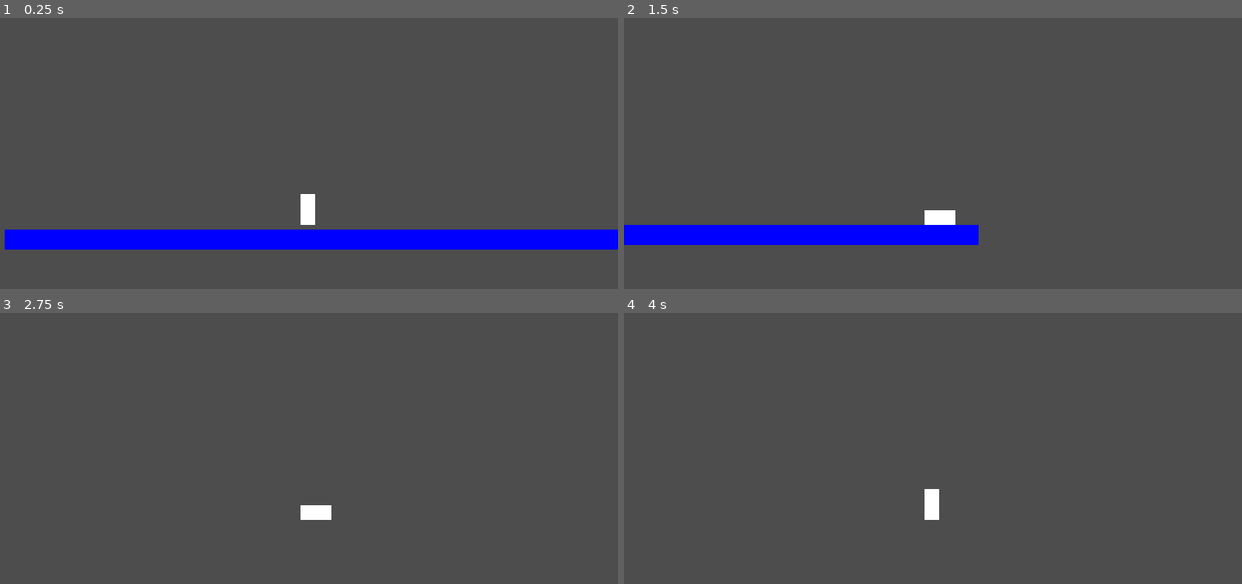
Above: before the commit, frames 1-4 (two rows, left to right).
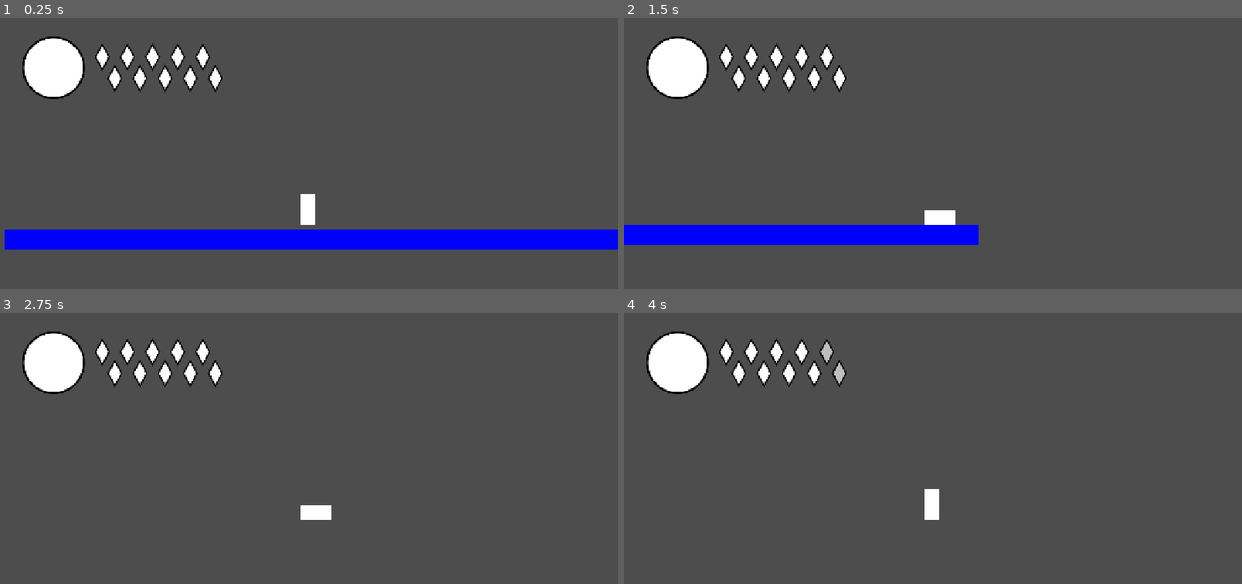
Above: after the commit, the same moments.

Repository: autonomouscrow/color-game
Game: Godot game, scene res://Scenes/Main.tscn
The game is run twice, just before and just after one commit, with the same random seed, the same clock (stepped at 60 frames per second) and the same inputs.
Inputs:
- Up to frame 1 (0.25 s): no input
- Up to frame 2 (1.5 s): tap Enter at 0.5 s; hold C (dash) 0.53-1.28 s; hold Right (move_right) from 0.53 s (still down); tap Z (jump) at 0.77 s; tap D (slide) at 1.35 s
- Up to frame 3 (2.75 s): tap Z (jump) at 1.52 s; release Right (move_right) at 2.03 s; hold Left (move_left) from 2.03 s (still down); hold Q from 2.03 s (still down)
- Up to frame 4 (4 s): release Left (move_left) at 2.78 s; release Q at 2.78 s; hold Right (move_right) from 2.78 s (still down); tap E at 2.85 s; tap Z (jump) at 3.02, 3.77 s; tap Space at 3.5 s; hold R from 3.53 s (still down)

The runs differ from the first frame. In frame 1, 3.1% of the frame differs, in the area x 3-36%, y 6-30%; in frame 2, 3.1%; in frame 3, 3.1%; in frame 4, 3.1%.

Commit message:
hud added in main

Diff:
--- a/Scenes/Main.tscn
+++ b/Scenes/Main.tscn
@@ -3,6 +3,7 @@
 [ext_resource type="PackedScene" uid="uid://hhdk7g45lsgg" path="res://Scenes/Hue.tscn" id="1_idj7w"]
 [ext_resource type="PackedScene" uid="uid://bheepay7tcmdw" path="res://Scenes/Rooms/TestRoom2.tscn" id="1_kln2b"]
 [ext_resource type="PackedScene" uid="uid://castvwqi4rwud" path="res://Scenes/RoomSkeff.tscn" id="2_kln2b"]
+[ext_resource type="PackedScene" uid="uid://b7xkvd58w1xgu" path="res://Scenes/HUD.tscn" id="3_hud"]
 
 [node name="Main" type="Node2D" unique_id=396947077]
 
@@ -18,3 +19,6 @@
 
 [node name="Camera2D" type="Camera2D" parent="Hue" unique_id=1716874876]
 position = Vector2(3, -38)
+
+[node name="HUD" parent="." unique_id=1967454570 node_paths=PackedStringArray("player") instance=ExtResource("3_hud")]
+player = NodePath("../Hue")
Not shown: 1 places in Scenes/HUD.tscn that only renumber resources
